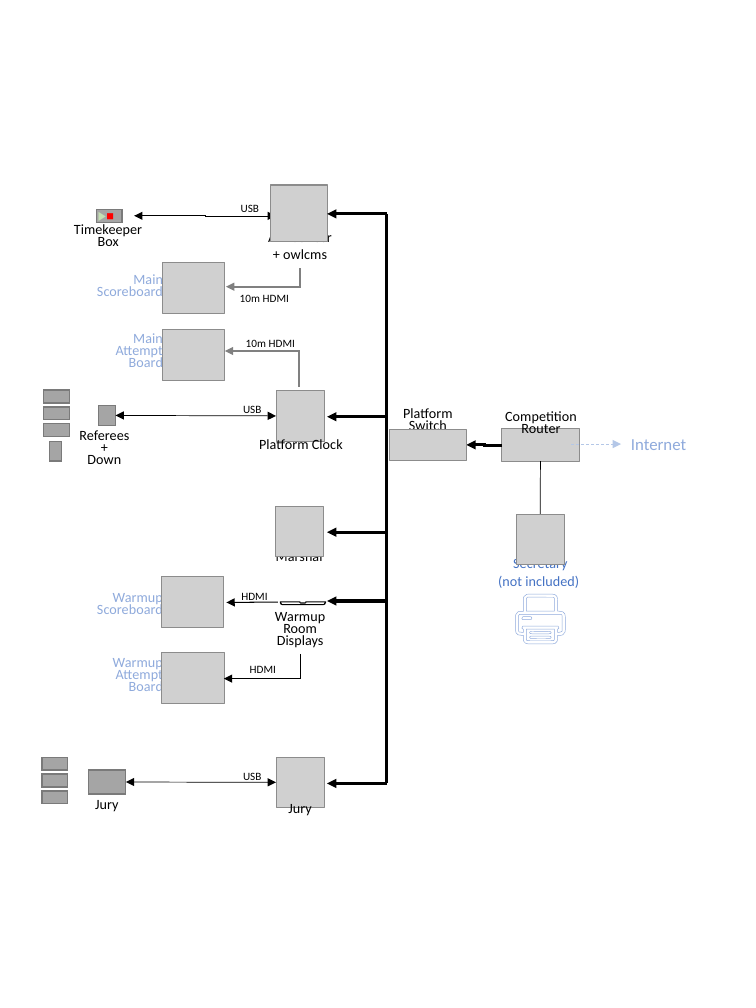
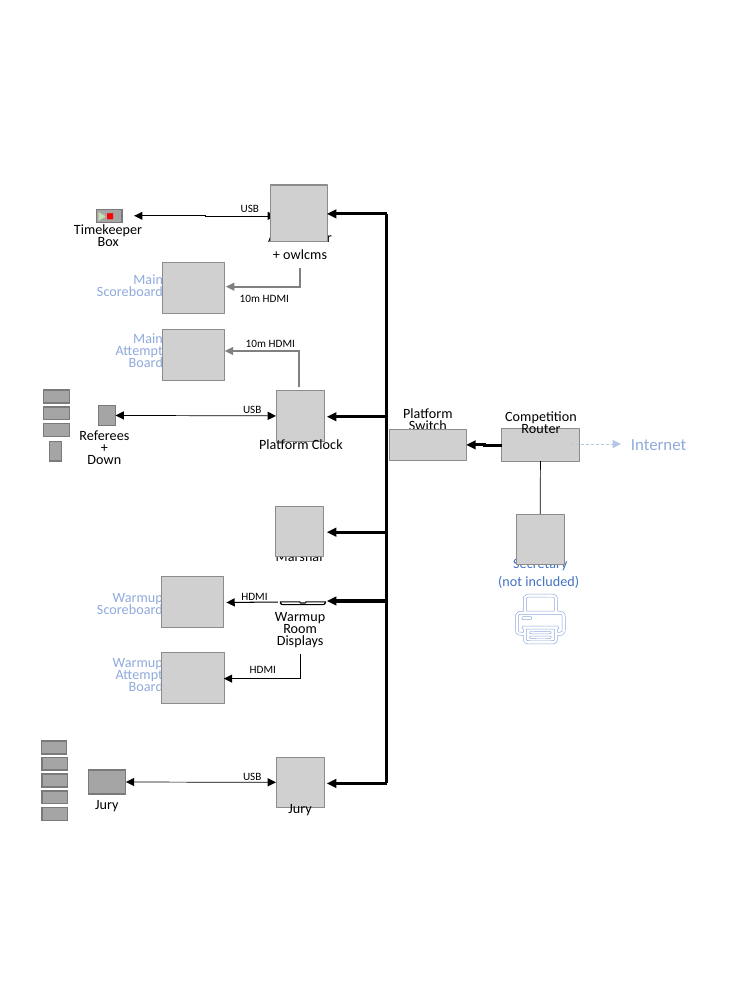
Before and after one commit to owlcms/owlcms4, a slide deck: slide 1 of docs/EquipmentSetup/Networking/Kit.pptx. Drawn at 756x1008 pixels with LibreOffice and Linux fonts; fonts in the diff are those of the drawing; grey boxes stand for pictures; background and template pictures are left out. Boxes give left, top, right and bottom in pixels: in the first picture for what was removed or moved away, otherwise in the second. Text is boxed around its words. In the diff, an @@ line names an element or a change of style, - is before the commit and + after.

```diff
--- a/docs/EquipmentSetup/Networking/Kit.pptx
+++ b/docs/EquipmentSetup/Networking/Kit.pptx
@@ rectangle added at <box>41,741,67,754</box>, fill #A5A5A5, outline #7A7A7A 1 pt @@
@@ rectangle added at <box>42,807,68,821</box>, fill #A5A5A5, outline #7A7A7A 1 pt @@
```
Also in this commit, not shown: 5 other files.
